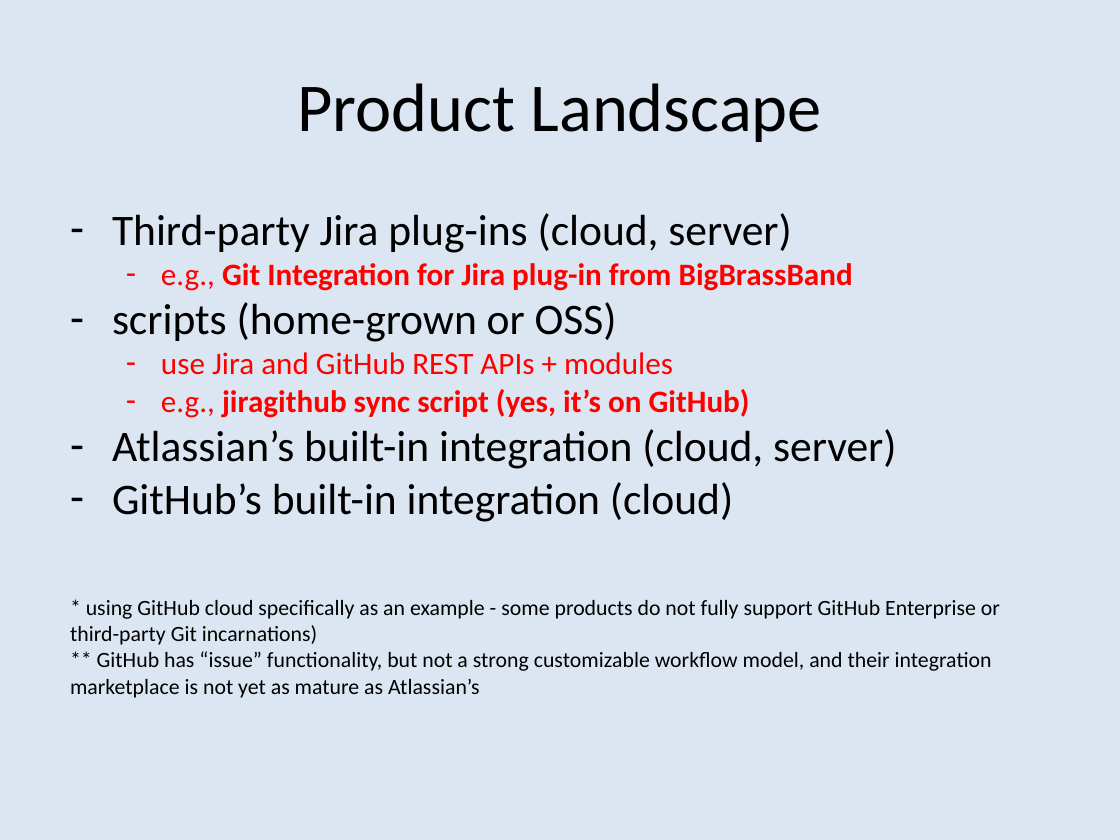
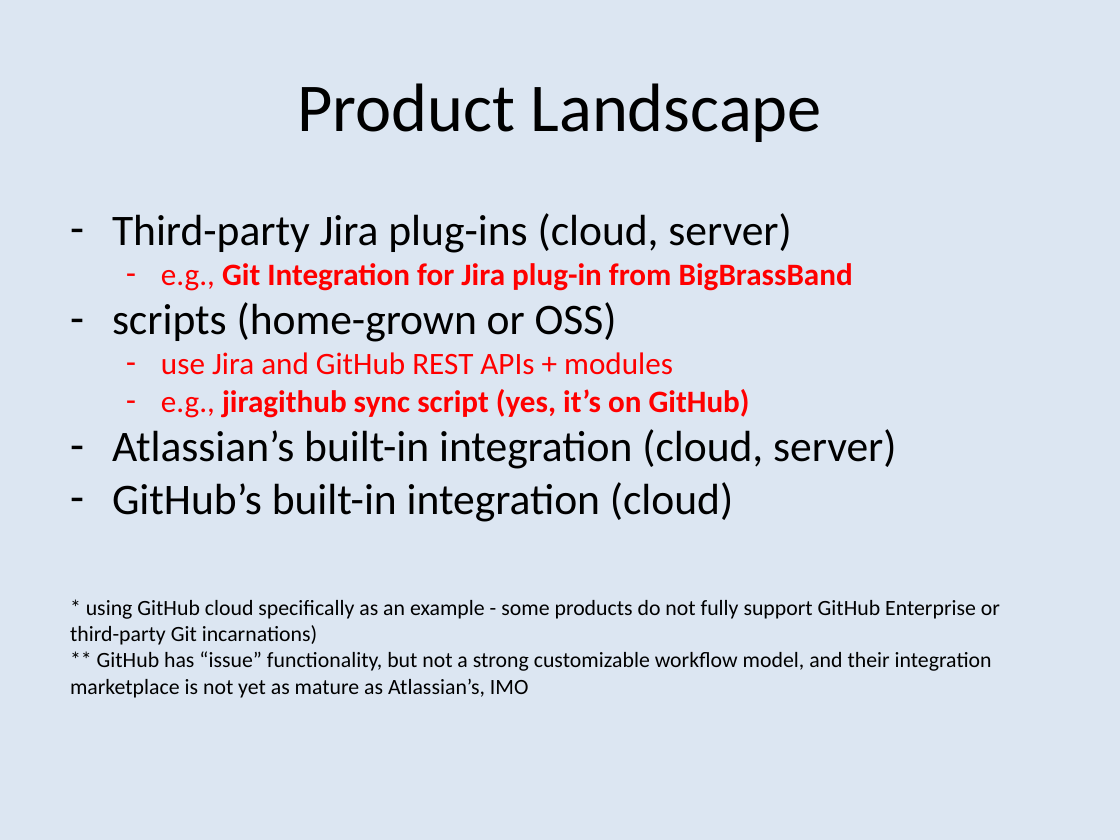
Before and after one commit to bobk/jirapresentations, a slide deck: slide 4 of Git Integration Options for Jira.pptx. Drawn at 1120x840 pixels with LibreOffice and Linux fonts; fonts in the diff are those of the drawing. Boxes give left, top, right and bottom in pixels: in the first picture for what was removed or moved away, otherwise in the second. Text is boxed around its words. In the diff, an @@ line names an element or a change of style, - is before the commit and + after.

```diff
--- a/Git Integration Options for Jira.pptx
+++ b/Git Integration Options for Jira.pptx
@@ text at (x1=70, y1=651, x2=992, y2=698): text changed @@
-** GitHub has “issue” functionality, but not a strong customizable workflow model, and their integration marketplace is not yet as mature as Atlassian’s
+** GitHub has “issue” functionality, but not a strong customizable workflow model, and their integration marketplace is not yet as mature as Atlassian’s, IMO
```
Also in this commit, not shown: 1 other slide changed.
